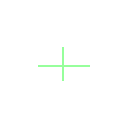
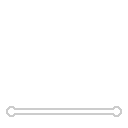
Two versions of the same layered image (128 × 128). Layer-by-layer changes:
added layer "Layer 2" above "Layer 1" over [6,106,122,117]
hid "Layer 1" over [38,47,90,81]
